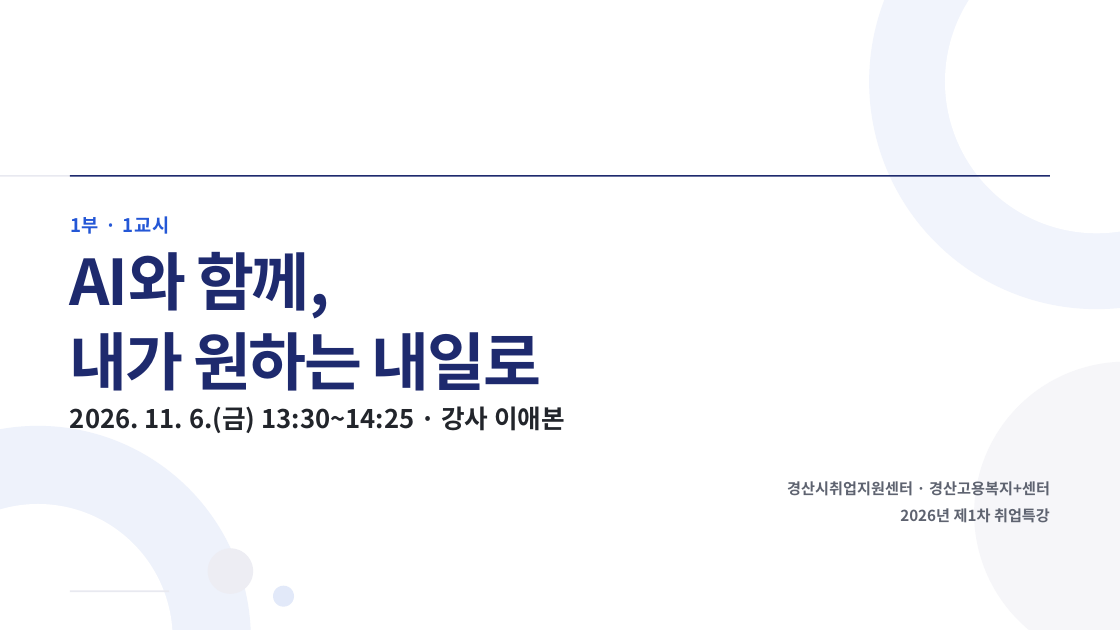
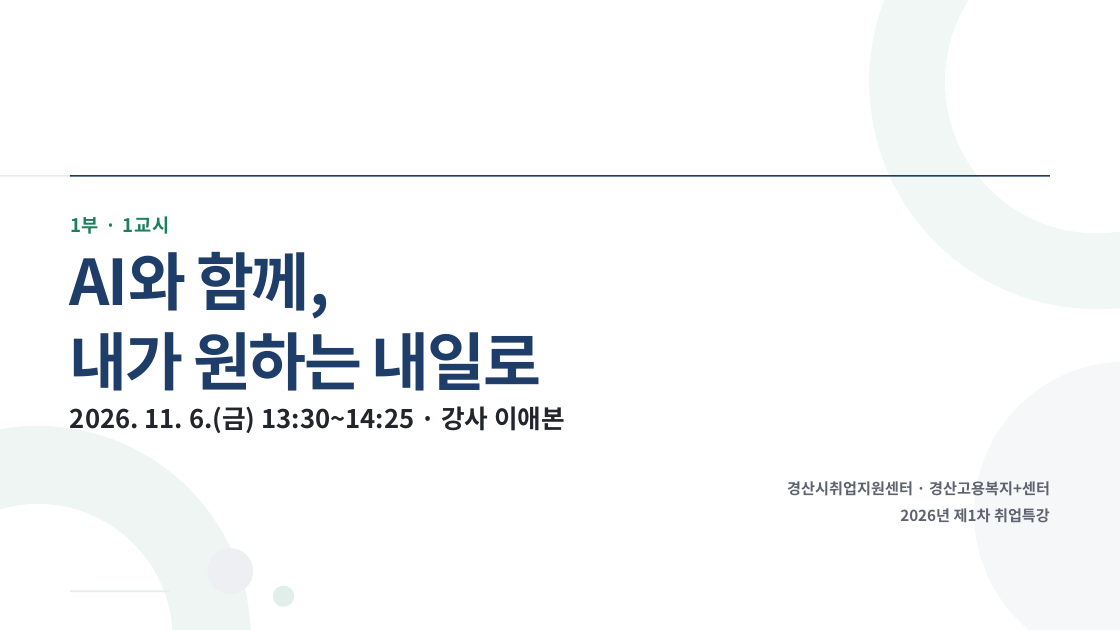
Before and after one commit to aebonlee/materials, a slide deck: slide 1 of gyeongsan/GSJOB_1교시_AI활용법.pptx. Drawn at 1120x630 pixels with LibreOffice and Linux fonts; fonts in the diff are those of the drawing. Boxes give left, top, right and bottom in pixels: in the first picture for what was removed or moved away, otherwise in the second. Text is boxed around its words. In the diff, an @@ line names an element or a change of style, - is before the commit and + after.

```diff
--- a/gyeongsan/GSJOB_1교시_AI활용법.pptx
+++ b/gyeongsan/GSJOB_1교시_AI활용법.pptx
@@ ellipse at [869, 0, 1120, 309]: fill #F1F4FC to #F1F7F5 @@
@@ rectangle at [70, 175, 1050, 176]: fill #1E2A6E to #1E3E69 @@
@@ text "1부 · 1교시" at [70, 216, 169, 234]: text colour #2457D6 to #1E7F5B @@
@@ text "AI와 함께," at [70, 251, 541, 391]: text colour #1E2A6E to #1E3E69 @@
@@ ellipse at [273, 586, 295, 607]: fill #E2E9F9 to #E1EEE9 @@
```
Also in this commit, not shown: 23 other slides changed, 7 other files.
